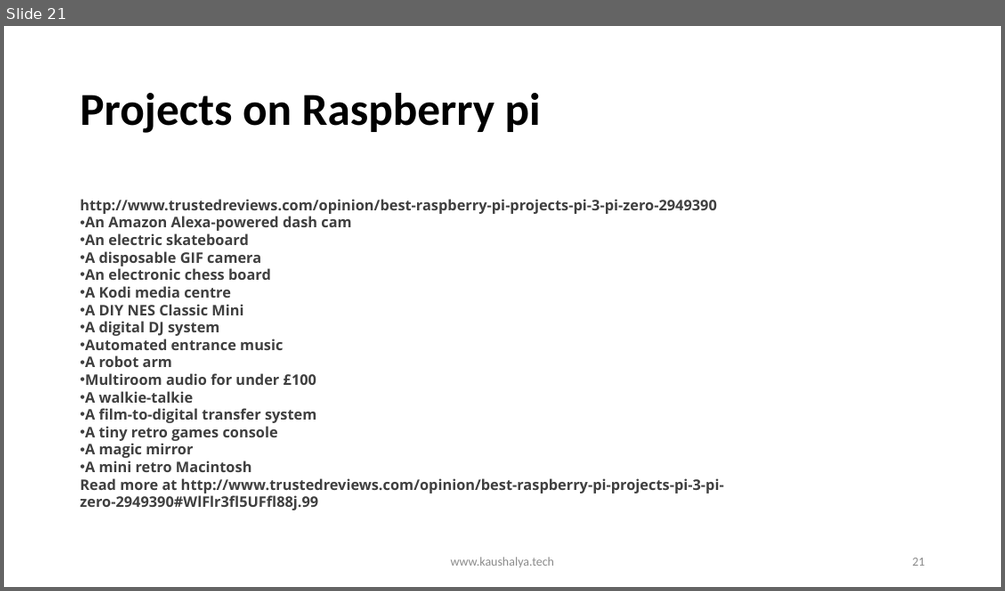
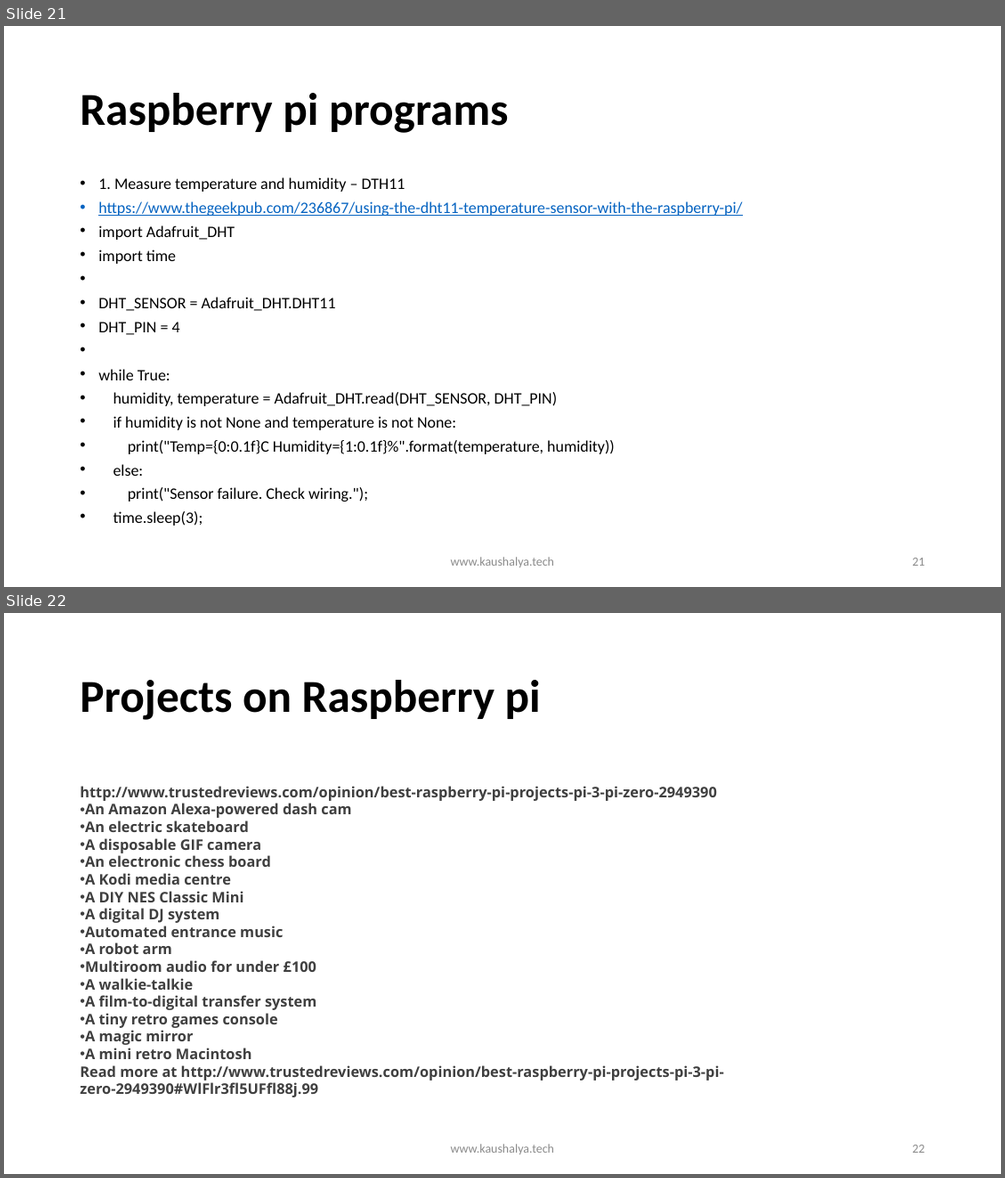
Before and after one commit to raghuprasadks/IOT-Sep-2022, a slide deck: IOT-Basics-Kaushalya-Part2.pptx. Shown one above the other, each under a label of ours: slide 21 before the commit, slides 21 and 22 after it. The pictures are 1005x591 and 1005x1178 pixels, drawn with LibreOffice and Linux fonts; fonts in the diff are those of the drawing. Boxes give left, top, right and bottom in pixels: in the first picture for what was removed or moved away, otherwise in the second. Text is boxed around its words. In the diff, an @@ line names an element or a change of style, - is before the commit and + after.

Commit message:
latest presentation

```diff
--- a/IOT-Basics-Kaushalya-Part2.pptx
+++ b/IOT-Basics-Kaushalya-Part2.pptx
@@ slide 21 added at box(4, 26, 1001, 587), background #FFFFFF @@
@@ title added at box(80, 93, 509, 133), 44 pt, text #000000, bold @@
+Raspberry pi programs
@@ text added at box(98, 177, 742, 525), 15.4 pt, text #000000 @@
+• 1. Measure temperature and humidity – DTH11
+• https://www.thegeekpub.com/236867/using-the-dht11-temperature-sensor-with-the-raspberry-pi/
+• import Adafruit_DHT
+• import time
+• DHT_SENSOR = Adafruit_DHT.DHT11
+• DHT_PIN = 4
+• while True:
+• humidity, temperature = Adafruit_DHT.read(DHT_SENSOR, DHT_PIN)
+• if humidity is not None and temperature is not None:
+• print("Temp={0:0.1f}C Humidity={1:0.1f}%".format(temperature, humidity))
+• else:
+• print("Sensor failure. Check wiring.");
+• time.sleep(3);
@@ text added at box(451, 556, 554, 567), 12 pt, text #8C8C8C @@
+www.kaushalya.tech
@@ page number added at box(912, 557, 924, 565), 12 pt, text #8C8C8C @@
+21
@@ what was slide 21 is now slide 22 @@
@@ page number at box(912, 1144, 924, 1152): text changed @@
-21
+22
```
Also in this commit, not shown: 3 other files.
